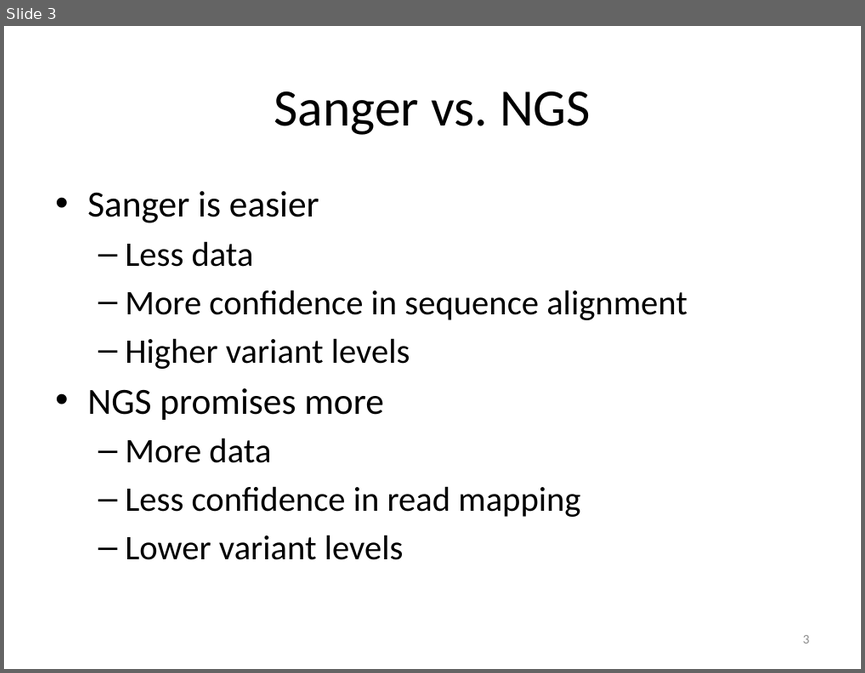
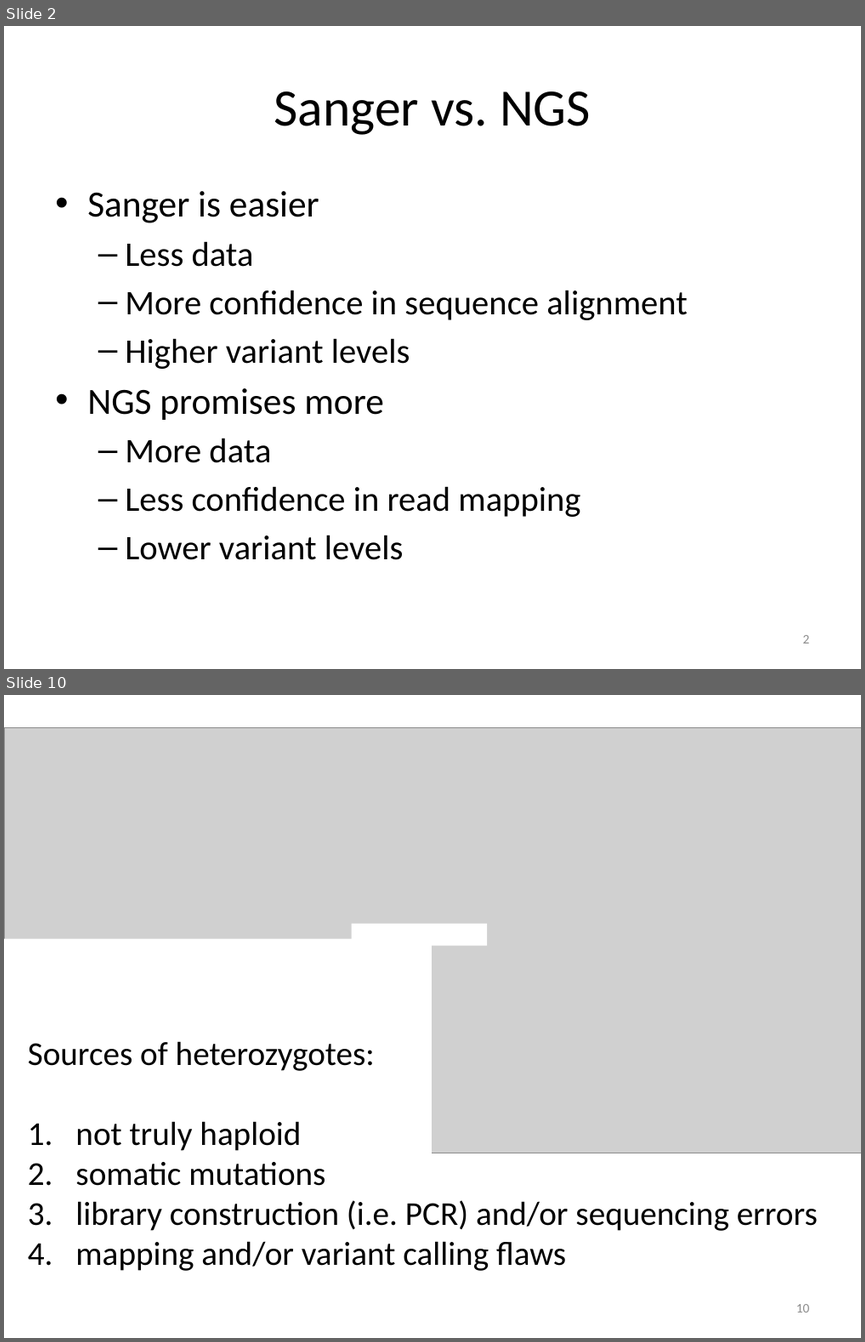
Before and after one commit to tsibley/Artifacts-in-NGS-variant-calling, a slide deck: Journal-Club-2015-01-20.pptx. Shown one above the other, each under a label of ours: slide 3 before the commit, slides 2 and 10 after it; the slides between them are not shown. The pictures are 865x673 and 865x1342 pixels, drawn with LibreOffice and Linux fonts; fonts in the diff are those of the drawing; grey boxes stand for pictures. Boxes give left, top, right and bottom in pixels: in the first picture for what was removed or moved away, otherwise in the second. Text is boxed around its words. In the diff, an @@ line names an element or a change of style, - is before the commit and + after.

```diff
--- a/Journal-Club-2015-01-20.pptx
+++ b/Journal-Club-2015-01-20.pptx
@@ slide 10 added at bbox=[4, 695, 861, 1338], background #FFFFFF @@
@@ picture added at bbox=[4, 727, 861, 1152] @@
@@ rectangle added at bbox=[351, 923, 487, 945], fill #FFFFFF @@
@@ rectangle added at bbox=[4, 938, 432, 1200], fill #FFFFFF @@
@@ text added at bbox=[28, 1041, 817, 1270], 28 pt, text #000000 @@
+Sources of heterozygotes:
+1. not truly haploid
+2. somatic mutations
+3. library construction (i.e. PCR) and/or sequencing errors
+4. mapping and/or variant calling flaws
@@ page number added at bbox=[796, 1304, 810, 1312], 11 pt, text #8C8C8C @@
+10
@@ what was slide 3 is now slide 2 @@
@@ page number at bbox=[803, 635, 810, 643]: text changed @@
-3
+2
```
Also in this commit, not shown: 3 slides changed, 8 other slides added, 1 slide removed.
